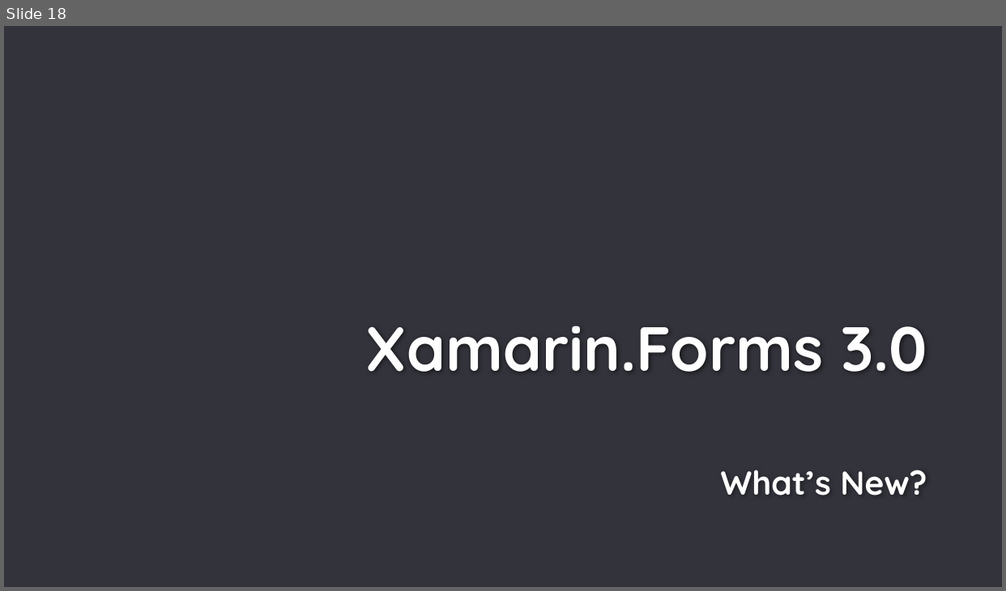
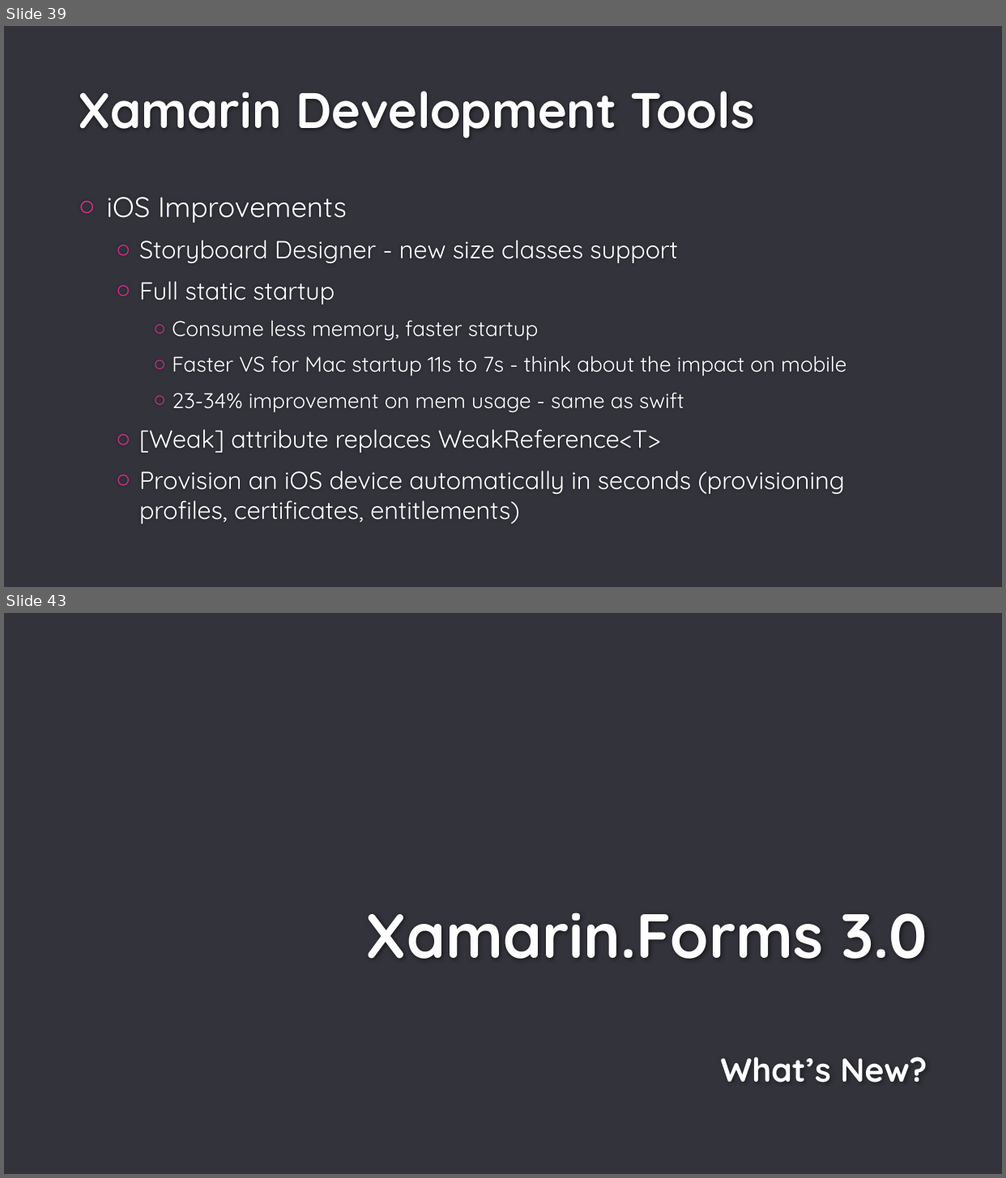
Before and after one commit to TorontoMobileDevelopers/Presentations, a slide deck: 2018-05-15_Build_HttpTracer_XF3/2018-05-15_Build_HttpTracer_XF3.pptx. Shown one above the other, each under a label of ours: slide 18 before the commit, slides 39 and 43 after it; the slides between them are not shown. The pictures are 1006x591 and 1006x1178 pixels, drawn with LibreOffice and Linux fonts; fonts in the diff are those of the drawing; background and template pictures are left out. Boxes give left, top, right and bottom in pixels: in the first picture for what was removed or moved away, otherwise in the second. Text is boxed around its words. In the diff, an @@ line names an element or a change of style, - is before the commit and + after.

```diff
--- a/2018-05-15_Build_HttpTracer_XF3/2018-05-15_Build_HttpTracer_XF3.pptx
+++ b/2018-05-15_Build_HttpTracer_XF3/2018-05-15_Build_HttpTracer_XF3.pptx
@@ slide 39 added at bbox=[4, 26, 1002, 587], background #33333C @@
@@ title added at bbox=[78, 91, 755, 139], 48 pt, text #FEFEFE, bold @@
+Xamarin Development Tools
@@ text added at bbox=[107, 197, 846, 494], 23.8 pt, text #FFFFFF @@
+○ iOS Improvements
+  ○ Storyboard Designer - new size classes support
+  ○ Full static startup
+    ○ Consume less memory, faster startup
+    ○ Faster VS for Mac startup 11s to 7s - think about the impact on mobile
+    ○ 23-34% improvement on mem usage - same as swift
+  ○ [Weak] attribute replaces WeakReference<T>
+  ○ Provision an iOS device automatically in seconds (provisioning profiles, certificates, entitlements)
@@ what was slide 18 is now slide 43 @@
```
Also in this commit, not shown: 8 slides changed, 28 other slides added, 1 slide removed, 1 other file.
